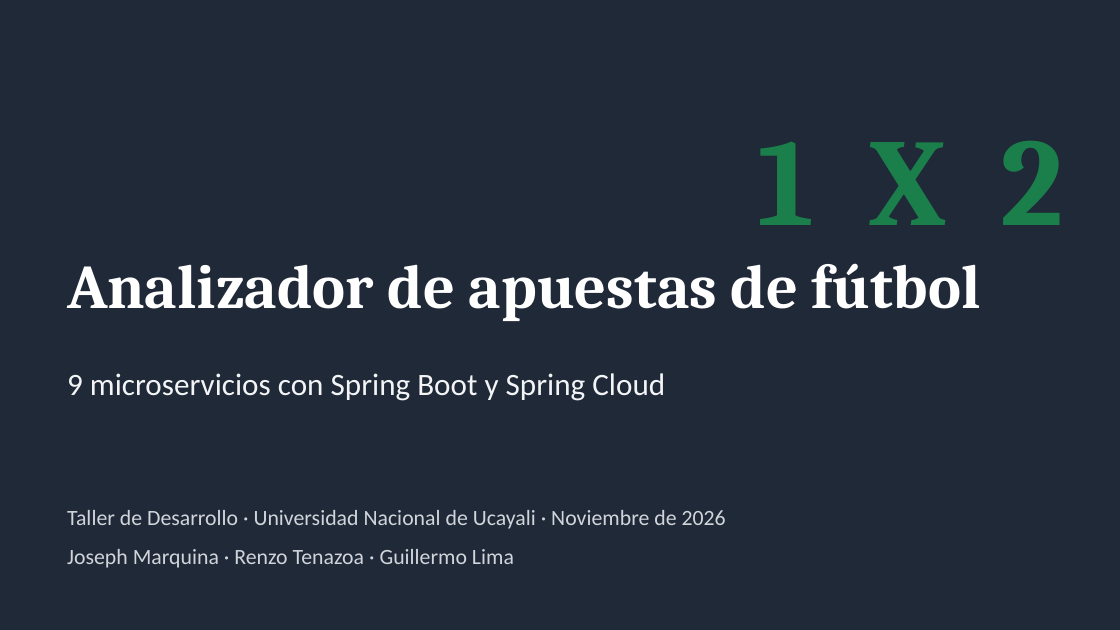
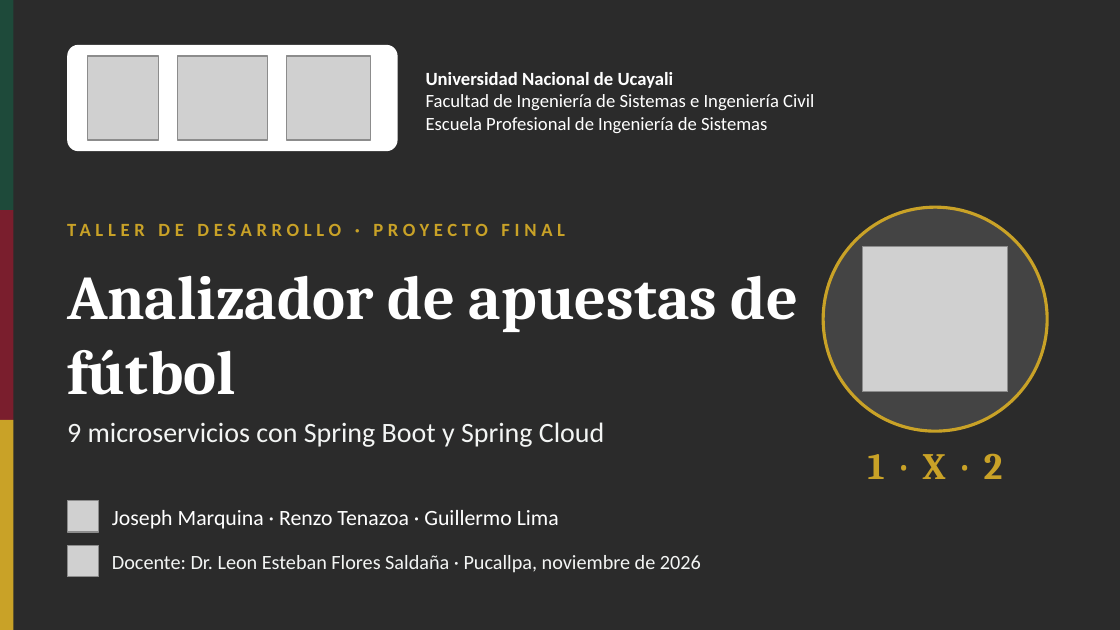
Before and after one commit to Renindstone/app-apuestas-universidad, a slide deck: slide 1 of docs/PresentacionApuestas_2nov2026.pptx. Drawn at 1120x630 pixels with LibreOffice and Linux fonts; fonts in the diff are those of the drawing; grey boxes stand for pictures; background and template pictures are left out; a plain dark background stands for a picture behind light text. Boxes give left, top, right and bottom in pixels: in the first picture for what was removed or moved away, otherwise in the second. Text is boxed around its words. In the diff, an @@ line names an element or a change of style, - is before the commit and + after.

```diff
--- a/docs/PresentacionApuestas_2nov2026.pptx
+++ b/docs/PresentacionApuestas_2nov2026.pptx
@@ background #1F2937 to picture (left out) @@
@@ rectangle added at (0, 0, 13, 211), fill #1E4A3A @@
@@ rounded rectangle added at (67, 45, 398, 151), fill #FFFFFF @@
@@ picture added at (87, 56, 158, 140) @@
@@ picture added at (177, 56, 268, 140) @@
@@ picture added at (287, 56, 371, 140) @@
@@ text added at (426, 72, 814, 133), 12 pt, text #FFFFFF @@
+Universidad Nacional de Ucayali
+Facultad de Ingeniería de Sistemas e Ingeniería Civil
+Escuela Profesional de Ingeniería de Sistemas
@@ ellipse added at (823, 207, 1047, 431), fill #FFFFFF at 12% opacity, outline #C9A227 2 pt @@
@@ rectangle added at (0, 211, 13, 421), fill #7A1E2D @@
@@ text added at (67, 218, 739, 252), 12 pt, text #C9A227, bold @@
+TALLER DE DESARROLLO · PROYECTO FINAL
@@ text "Analizador de apuestas de fútbol" rewrapped from (67, 263, 980, 321) to (67, 275, 798, 395) @@
@@ picture added at (862, 246, 1008, 392) @@
@@ text "9 microservicios con Spring Boot ...": place and size @@
-text "9 microservicios con Spring Boot ..." at (67, 373, 665, 401)
+text "9 microservicios con Spring Boot ..." at (67, 422, 604, 447)
@@ text "9 microservicios con Spring Boot ..." at (67, 422, 604, 447): size 20 to 18 pt, text colour #F3F4F6 to #F3F5F4 @@
@@ rectangle added at (0, 420, 13, 630), fill #C9A227 @@
@@ text at (868, 453, 1003, 479): text changed; size 80 to 24 pt; text colour #1B7F4B to #C9A227 @@
-1 X 2
+1 · X · 2
@@ picture added at (67, 501, 99, 532) @@
@@ text "Joseph Marquina · Renzo Tenazoa ...": place and size @@
-text "Joseph Marquina · Renzo Tenazoa ..." at (67, 549, 514, 568)
+text "Joseph Marquina · Renzo Tenazoa ..." at (112, 510, 559, 529)
@@ text "Joseph Marquina · Renzo Tenazoa ..." at (112, 510, 559, 529): text colour #D1D5DB to #FFFFFF; vertical alignment top to middle @@
@@ text removed at (67, 510, 726, 529) @@
-Taller de Desarrollo · Universidad Nacional de Ucayali · Noviembre de 2026
@@ picture added at (67, 545, 99, 577) @@
@@ text added at (112, 555, 701, 573), 13 pt, text #F3F5F4 @@
+Docente: Dr. Leon Esteban Flores Saldaña · Pucallpa, noviembre de 2026
```
Also in this commit, not shown: 8 other slides changed, 2 slides added, 3 other files.
